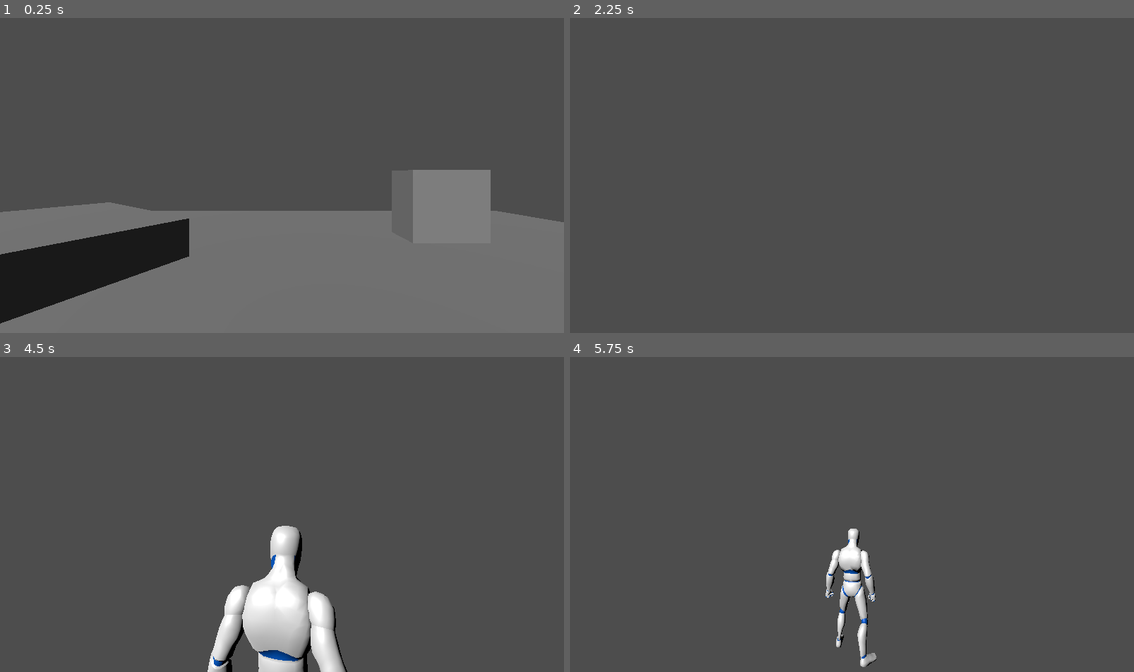
Above: before the commit, frames 1-4 (two rows, left to right).
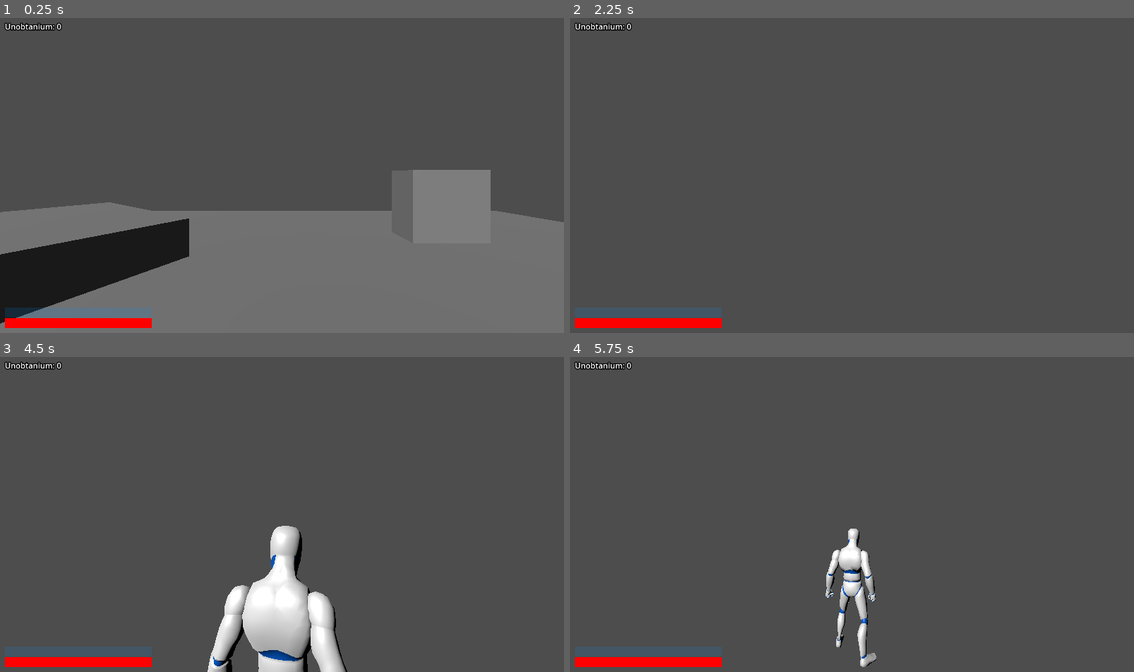
Above: after the commit, the same moments.

Repository: Triysle/regulus
Game: Godot game, scene res://scenes/TestLevel.tscn
Two runs of this game, one before a commit and one after it. Both use one fixed random seed, a clock stepped at 60 frames per second and the inputs below.
Inputs (mouse positions are in pixels of both pictures, inside the frame that each line leads up to):
- Up to frame 1 (0.25 s): no input
- Up to frame 2 (2.25 s): tap Enter (ui_accept) at 0.5, 0.77, 1.52 s; move the mouse to (880, 172) at 0.52 s; press the mouse at (880, 172) at 0.53 s; hold W (move_forward) from 0.53 s (still down); move the mouse to (823, 175) at 1.27 s; release the mouse at (823, 175) at 1.28 s; tap E (interact) at 1.35 s; move the mouse to (863, 169) at 2.02 s; hold Shift (sprint) from 2.03 s (still down)
- Up to frame 3 (4.5 s): keep holding W (move_forward); tap Enter (ui_accept) at 2.75, 3.02, 3.5, 3.77, 4.25 s; move the mouse to (276, 517) at 2.77 s; release Shift (sprint) at 2.78 s; tap Mouse wheel up (weapon_next) at 2.85 s; move the mouse to (321, 517) at 3.52 s; tap Mouse wheel down (weapon_prev) at 3.6 s; move the mouse to (236, 508) at 4.27 s; tap Backspace at 4.35 s
- Up to frame 4 (5.75 s): keep holding W (move_forward); tap Enter (ui_accept) at 4.52, 5 s; move the mouse to (857, 514) at 5.02 s; press the mouse at (857, 514) at 5.03 s

The runs differ from the first frame. In frame 1, 1.1% of the frame differs, in the area x 0-27%, y 1-99%; in frame 2, 1.8%; in frame 3, 1.8%; in frame 4, 1.8%.

Commit message:
0.0.19
anim bugfixing

Diff:
--- a/scenes/Player.tscn
+++ b/scenes/Player.tscn
@@ -48,6 +48,7 @@
 [ext_resource type="Animation" uid="uid://wnbbekrjxub6" path="res://assets/anims/Sword_Idle.res" id="45_xrpqf"]
 [ext_resource type="Animation" uid="uid://do50rtvjgrnuo" path="res://assets/anims/Walk.res" id="46_f61ws"]
 [ext_resource type="Animation" uid="uid://vvvqmv63wl75" path="res://assets/anims/Walk_Formal.res" id="47_rnl5t"]
+[ext_resource type="PackedScene" uid="uid://cdb1ej4l3jefo" path="res://scenes/PlayerHUD.tscn" id="49_priom"]
 
 [sub_resource type="CapsuleShape3D" id="CapsuleShape3D_egbeq"]
 radius = 0.2
@@ -269,6 +270,9 @@
 [sub_resource type="AnimationNodeAnimation" id="AnimationNodeAnimation_h1y5s"]
 animation = &"Idle"
 
+[sub_resource type="AnimationNodeAnimation" id="AnimationNodeAnimation_lt3gi"]
+animation = &"Jog_Fwd"
+
 [sub_resource type="AnimationNodeAnimation" id="AnimationNodeAnimation_on4sr"]
 animation = &"Jump"
 
@@ -278,6 +282,9 @@
 [sub_resource type="AnimationNodeAnimation" id="AnimationNodeAnimation_priom"]
 animation = &"Jump_Start"
 
+[sub_resource type="AnimationNodeAnimation" id="AnimationNodeAnimation_akpgi"]
+animation = &"Sprint"
+
 [sub_resource type="AnimationNodeAnimation" id="AnimationNodeAnimation_1ffhy"]
 animation = &"Walk"
 
@@ -305,20 +312,42 @@
 [sub_resource type="AnimationNodeStateMachineTransition" id="AnimationNodeStateMachineTransition_7odld"]
 xfade_time = 0.3
 
+[sub_resource type="AnimationNodeStateMachineTransition" id="AnimationNodeStateMachineTransition_axtmv"]
+xfade_time = 0.3
+
+[sub_resource type="AnimationNodeStateMachineTransition" id="AnimationNodeStateMachineTransition_6x32p"]
+xfade_time = 0.3
+
+[sub_resource type="AnimationNodeStateMachineTransition" id="AnimationNodeStateMachineTransition_pusvq"]
+xfade_time = 0.3
+
+[sub_resource type="AnimationNodeStateMachineTransition" id="AnimationNodeStateMachineTransition_qduiv"]
+xfade_time = 0.3
+
+[sub_resource type="AnimationNodeStateMachineTransition" id="AnimationNodeStateMachineTransition_7yj0e"]
+xfade_time = 0.3
+
+[sub_resource type="AnimationNodeStateMachineTransition" id="AnimationNodeStateMachineTransition_c0jld"]
+xfade_time = 0.3
+
 [sub_resource type="AnimationNodeStateMachine" id="AnimationNodeStateMachine_74fme"]
-states/End/position = Vector2(700, 147)
+states/End/position = Vector2(880, 147)
 states/Idle/node = SubResource("AnimationNodeAnimation_h1y5s")
 states/Idle/position = Vector2(252, 147)
+states/Jog_Fwd/node = SubResource("AnimationNodeAnimation_lt3gi")
+states/Jog_Fwd/position = Vector2(634, 147)
 states/Jump/node = SubResource("AnimationNodeAnimation_on4sr")
 states/Jump/position = Vector2(395, 27)
 states/Jump_Land/node = SubResource("AnimationNodeAnimation_8nyu3")
 states/Jump_Land/position = Vector2(395, 99)
 states/Jump_Start/node = SubResource("AnimationNodeAnimation_priom")
 states/Jump_Start/position = Vector2(395, -57)
+states/Sprint/node = SubResource("AnimationNodeAnimation_akpgi")
+states/Sprint/position = Vector2(760, 147)
 states/Start/position = Vector2(98, 147)
 states/Walk/node = SubResource("AnimationNodeAnimation_1ffhy")
-states/Walk/position = Vector2(536, 147)
-transitions = ["Start", "Idle", SubResource("AnimationNodeSt …(534 unchanged characters)… mationNodeStateMachineTransition_7odld")]
+states/Walk/position = Vector2(517, 147)
+transitions = ["Start", "Idle", SubResource("AnimationNodeSt …(534 unchanged characters)… mationNodeStateMachineTransition_7odld"), "Walk", "Jog_Fwd", SubResource("AnimationNodeStateMachineTransition_axtmv"), "Jog_Fwd", "Sprint", SubResource("AnimationNodeStateMachineTransition_6x32p"), "Sprint", "Jog_Fwd", SubResource("AnimationNodeStateMachineTransition_pusvq"), "Jog_Fwd", "Walk", SubResource("AnimationNodeStateMachineTransition_qduiv"), "Jog_Fwd", "Jump_Start", SubResource("AnimationNodeStateMachineTransition_7yj0e"), "Sprint", "Jump_Start", SubResource("AnimationNodeStateMachineTransition_c0jld")]
 graph_offset = Vector2(-140, -97)
 
 [node name="BasicPlayerController" type="CharacterBody3D"]
@@ -721,3 +750,7 @@
 root_node = NodePath("../..")
 tree_root = SubResource("AnimationNodeStateMachine_74fme")
 anim_player = NodePath("..")
+
+[node name="CanvasLayer" type="CanvasLayer" parent="."]
+
+[node name="PlayerHud" parent="CanvasLayer" instance=ExtResource("49_priom")]
Not shown: 1 places in scenes/Player.tscn that only renumber resources
